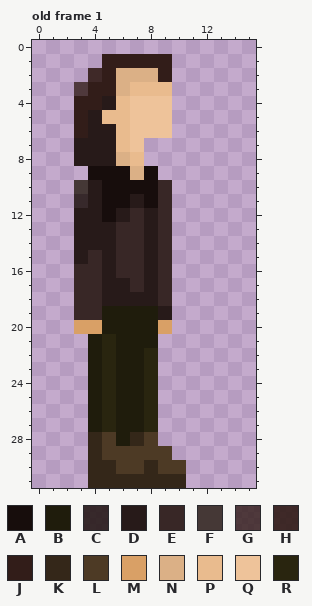
Pixel-art file: Resources/Test/TestCharac.aseprite. The picture above is the old version.
16x32 pixels, 1 frame. Colours within 5 levels of each other are drawn and written as one. Shown: old frame 1. The commit also changed other frames, which this record leaves out.
Palette (. is transparent): A #170d0c  B #1f1c0c  C #271a19e5  D #271a19  E #382726  F #453836  G #321d19cd  H #321d19e9  J #321d19  K #342719  L #4d3a25  M #d9a066  N #dbb086  P #e9bb8e  Q #eec39a  R #29250f
Pixels before, old frame 1, first column x 3:
 1 ..JJJJJ.
 2 .HJNNNJ.
 3 GJJNPPP.
 4 JJDPQQQ.
 5 JDPPQQQ.
 6 JDDPQQQ.
 7 DDDPQ...
 8 DDDNP...
 9 .AAANA..
10 FDAAAAE.
11 CDAADAE.
12 DDADEDE.
13 DDDEEDE.
14 DDDEEDE.
15 DEDEEDE.
16 EEDEEDE.
17 EEDDEDE.
18 EEDDDDE.
19 EEBBBBD.
20 MMBBBBM.
21 .BRBBB..
22 .BRBBR..
23 .BRBBR..
24 .BRBBR..
25 .BRBBR..
26 .BRBBR..
27 .BRBBR..
28 .KLBKL..
29 .KLLLLL.
30 .KKLLKLL
31 .KKKKKKK
After:
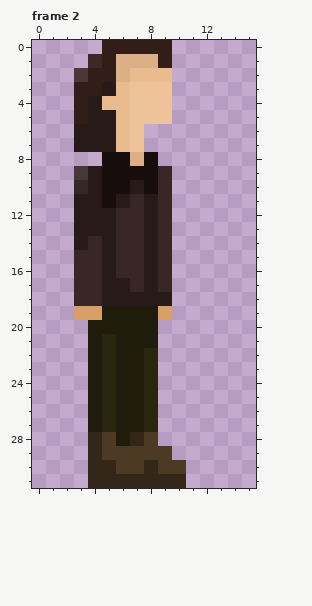
A new or re-ordered frame is compared with the old frame closest to it.
From old to new:
frames 1 -> 4
Frame 2 is new; against old frame 1, layer "Layer 1":
y 0: x 5..9 ..... -> JJJJJ
y 1: x 4 . -> H; x 6..8 JJJ -> NNN
y 2: x 3..4 .H -> GJ; x 7..9 NNJ -> PPP
y 3: x 3 G -> J; x 5..9 JNPPP -> DPQQQ
y 4: x 4..5 JD -> DP
y 5: x 5 P -> D
y 6: x 3 J -> D; x 8..9 QQ -> ..
y 8: x 3..8 DDDNP. -> ..AANA
y 9: x 3..4 .A -> FD; x 7 N -> A; x 9 . -> E
y 10: x 3 F -> C; x 7 A -> D
y 11: x 3 C -> D; x 6..8 ADA -> DED
y 12: x 5..6 AD -> DE
y 14: x 4 D -> E
y 15: x 3 D -> E
y 18: x 9 E -> D
y 19: x 3..4 EE -> MM; x 9 D -> M
y 20: x 3..4 MM -> .B; x 9 M -> .
Changed places in both pictures, as pixel boxes (x1, y1, x2, y2):
changed: (74, 40, 172, 334)
